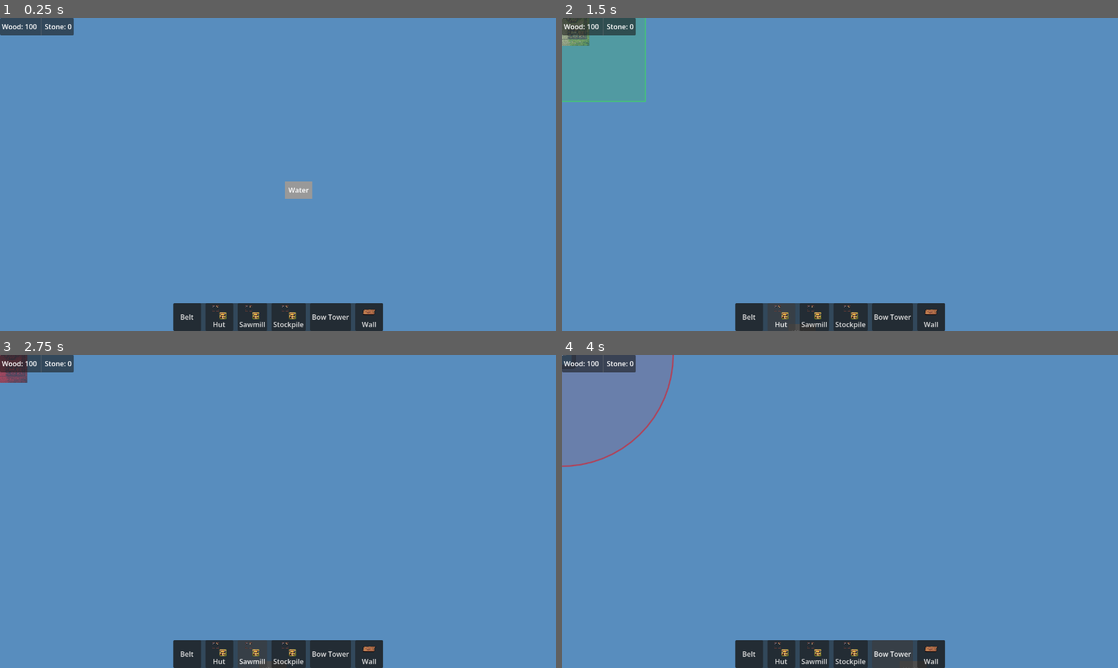
Above: before the commit, frames 1-4 (two rows, left to right).
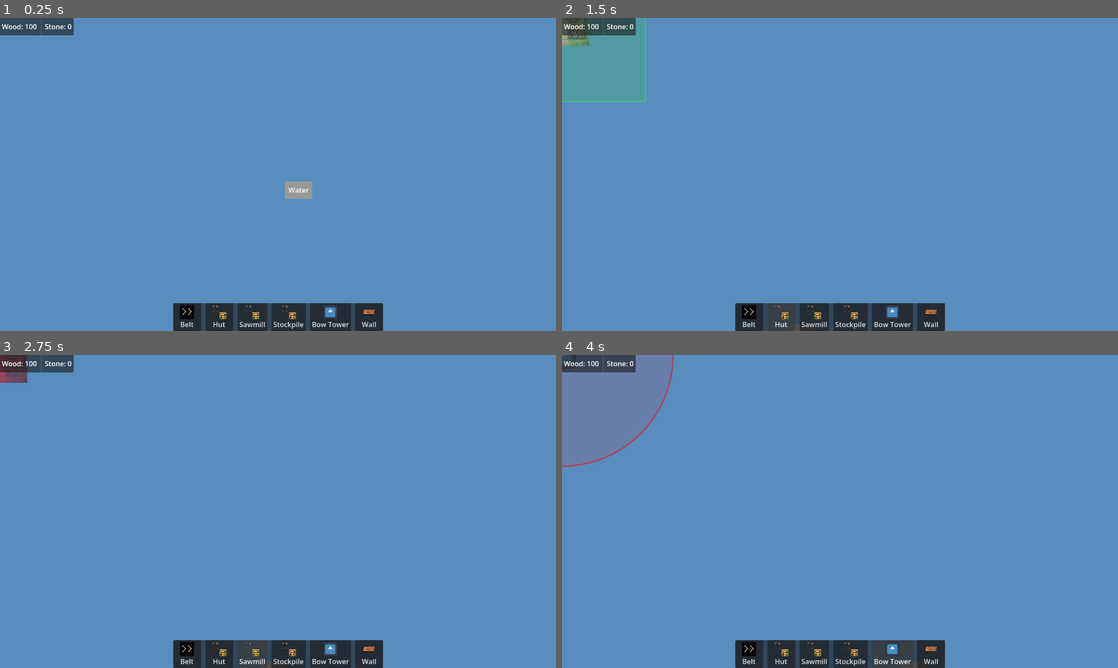
Above: after the commit, the same moments.

Repository: ColdTerror/Core-and-Conveyor
Game: Godot game, scene res://scenes/level.tscn
Two runs of this game, one before a commit and one after it. Both use one fixed random seed, a clock stepped at 60 frames per second and the inputs below. The engine's default icon, where the game draws it, is replaced by a stand-in: a white triangle on a blue panel in a dark square.
Inputs:
- Up to frame 1 (0.25 s): no input
- Up to frame 2 (1.5 s): click "Belt" at 0.5 s; click "Hut" at 1.25 s
- Up to frame 3 (2.75 s): click "Sawmill" at 2 s
- Up to frame 4 (4 s): click "Stockpile" at 2.75 s; click "Bow Tower" at 3.5 s

The runs differ from the first frame. In frame 1, 0.3% of the frame differs, in the area x 32-63%, y 91-99%; in frame 2, 0.3%; in frame 3, 0.3%; in frame 4, 0.3%.

Commit message:
updated icons for belt and bow

Diff:
--- a/scenes/buildings/conveyer.tscn
+++ b/scenes/buildings/conveyer.tscn
@@ -2,6 +2,10 @@
 
 [ext_resource type="Script" uid="uid://b42i3e20qg8yw" path="res://scripts/building/conveyer_building.gd" id="1_34v7p"]
 [ext_resource type="Texture2D" uid="uid://ccb3pqwas4kud" path="res://assets/Tiles.png" id="1_yfprp"]
+
+[sub_resource type="AtlasTexture" id="AtlasTexture_34v7p"]
+atlas = ExtResource("1_yfprp")
+region = Rect2(0, 64, 32, 32)
 
 [sub_resource type="RectangleShape2D" id="RectangleShape2D_34v7p"]
 size = Vector2(32, 32)
@@ -9,6 +13,7 @@
 [node name="Conveyer" type="Node2D" unique_id=2033791368]
 script = ExtResource("1_34v7p")
 is_draggable = true
+icon = SubResource("AtlasTexture_34v7p")
 cost_wood = 5
 
 [node name="Sprite2D" type="Sprite2D" parent="." unique_id=657515564]
--- a/scenes/buildings/towers/bow_tower.tscn
+++ b/scenes/buildings/towers/bow_tower.tscn
@@ -11,6 +11,7 @@
 attack_range = 256.0
 building_name = "Bow Tower"
 size = Vector2i(2, 2)
+icon = ExtResource("2_sa4vh")
 
 [node name="Sprite2D" type="Sprite2D" parent="." unique_id=794156622]
 scale = Vector2(0.5, 0.5)
